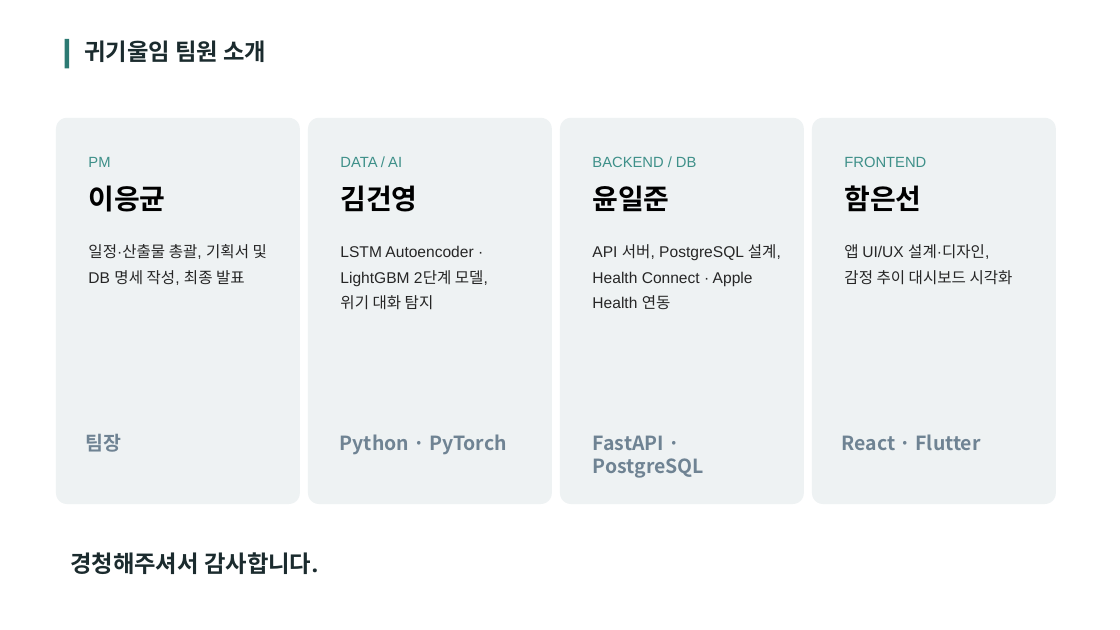
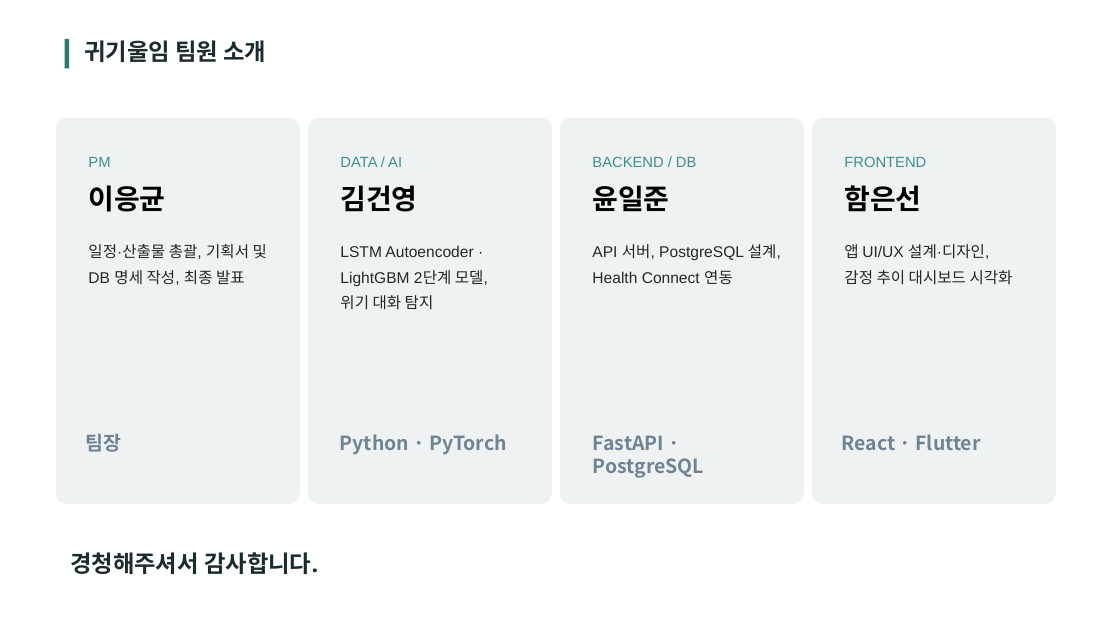
Before and after one commit to 2026-SMHRD-KDT-HealthCare-5/lisn, a slide deck: slide 17 of Documents/프로젝트_기획서_발표자료_귀기울임.pptx. Drawn at 1120x630 pixels with LibreOffice and Linux fonts; fonts in the diff are those of the drawing. Boxes give left, top, right and bottom in pixels: in the first picture for what was removed or moved away, otherwise in the second. Text is boxed around its words. In the diff, an @@ line names an element or a change of style, - is before the commit and + after.

```diff
--- a/Documents/프로젝트_기획서_발표자료_귀기울임.pptx
+++ b/Documents/프로젝트_기획서_발표자료_귀기울임.pptx
@@ text at box(592, 244, 781, 284): text changed @@
-API 서버, PostgreSQL 설계, Health Connect · Apple Health 연동
+API 서버, PostgreSQL 설계, Health Connect 연동
```
Also in this commit, not shown: 7 other slides changed.
